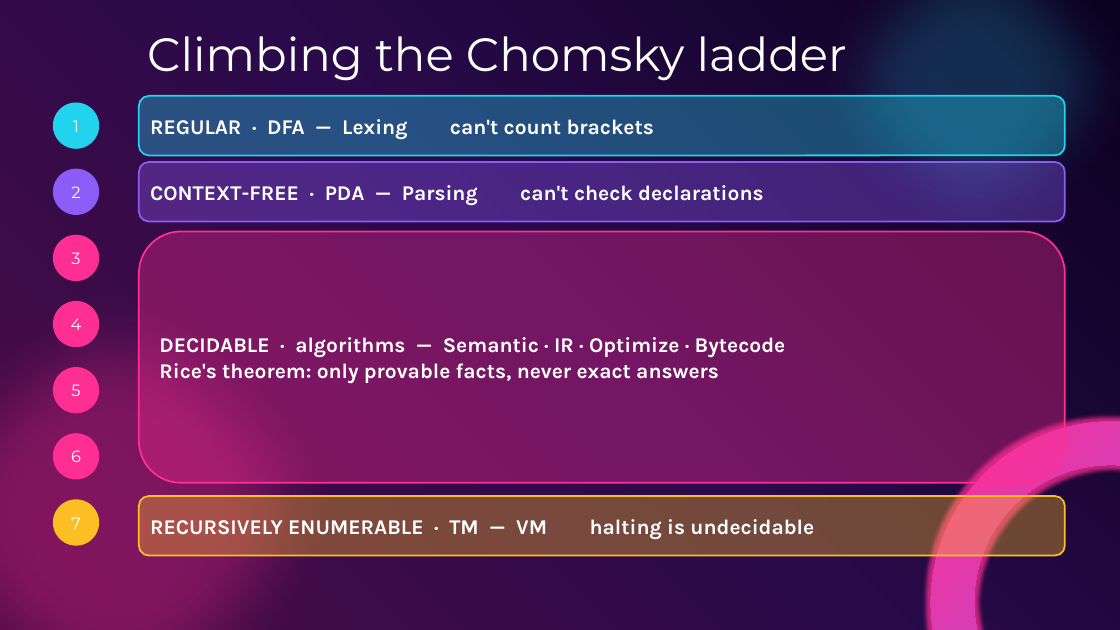
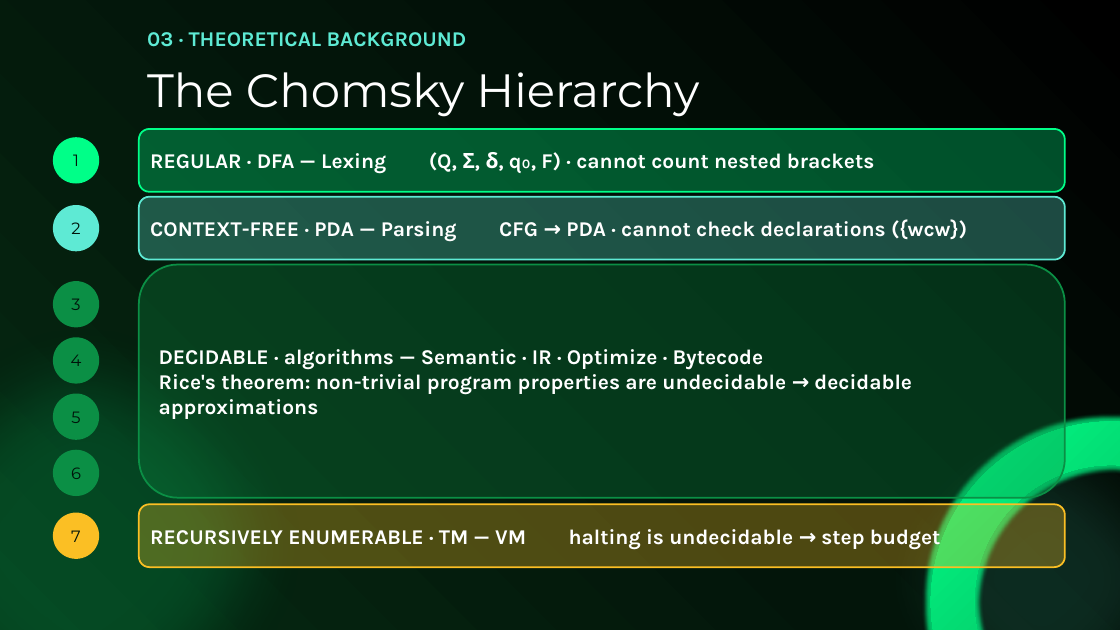
Before and after one commit to OrangeSorbet/Ouroboros, a slide deck: slide 4 of docs/Ouroboros_TOC_Endsem.pptx (slide 3 before the commit). Drawn at 1120x630 pixels with LibreOffice and Linux fonts; fonts in the diff are those of the drawing. Boxes give left, top, right and bottom in pixels: in the first picture for what was removed or moved away, otherwise in the second. Text is boxed around its words. In the diff, an @@ line names an element or a change of style, - is before the commit and + after.

```diff
--- a/docs/Ouroboros_TOC_Endsem.pptx
+++ b/docs/Ouroboros_TOC_Endsem.pptx
@@ background gradient #0B0120 to #2A0A4A to #4C0B45 to gradient #000000 to #03150A to #062A12 @@
@@ ellipse removed at (x1=794, y1=0, x2=1120, y2=265) @@
@@ text added at (x1=147, y1=32, x2=467, y2=47), 18 pt, text #5EEAD4, bold @@
+03 · THEORETICAL BACKGROUND
@@ text at (x1=147, y1=72, x2=699, y2=117): text changed @@
-Climbing the Chomsky ladder
+The Chomsky Hierarchy
@@ ellipse "1" at (x1=53, y1=137, x2=99, y2=183): text colour #FFFFFF to #00140A; fill #22D3EE to #00FF88 @@
@@ rounded rectangle "REGULAR · DFA — Lexing ..." resized from (x1=139, y1=96, x2=1065, y2=155) to (x1=139, y1=129, x2=1065, y2=192) @@
@@ rounded rectangle "REGULAR · DFA — Lexing ..." at (x1=139, y1=129, x2=1065, y2=192): fill #22D3EE at 35% opacity to #00FF88 at 30% opacity; outline #22D3EE 1.5 pt to #00FF88 1.5 pt @@
@@ text in rounded rectangle at (x1=429, y1=152, x2=874, y2=173): text changed @@
-REGULAR · DFA — Lexing can't count brackets
+REGULAR · DFA — Lexing (Q, Σ, δ, q₀, F) · cannot count nested brackets
@@ ellipse "2" at (x1=53, y1=205, x2=99, y2=251): text colour #FFFFFF to #00140A; fill #8B5CF6 to #5EEAD4 @@
@@ 3 ellipses, 1 rounded rectangle moved together from (x1=53, y1=103, x2=1065, y2=347) to (x1=53, y1=137, x2=1065, y2=384) @@
@@ rounded rectangle "CONTEXT-FREE · PDA — Parsing ..." at (x1=139, y1=197, x2=1065, y2=260): fill #8B5CF6 at 35% opacity to #5EEAD4 at 30% opacity; outline #8B5CF6 1.5 pt to #5EEAD4 1.5 pt @@
@@ text in rounded rectangle at (x1=150, y1=219, x2=967, y2=242): text changed @@
-CONTEXT-FREE · PDA — Parsing can't check declarations
+CONTEXT-FREE · PDA — Parsing CFG → PDA · cannot check declarations ({wcw})
@@ rounded rectangle "DECIDABLE · algorithms — Semantic ..." resized from (x1=139, y1=232, x2=1065, y2=483) to (x1=139, y1=265, x2=1065, y2=498) @@
@@ rounded rectangle "DECIDABLE · algorithms — Semantic ..." at (x1=139, y1=265, x2=1065, y2=498): fill #FF2E93 at 35% opacity to #0B8F45 at 30% opacity; outline #FF2E93 1.5 pt to #0B8F45 1.5 pt @@
@@ ellipse resized from (x1=0, y1=265, x2=365, y2=630) to (x1=0, y1=297, x2=331, y2=630) @@
@@ ellipse at (x1=0, y1=297, x2=331, y2=630): fill #FF2E93 at 32% opacity to #00FF88 at 16% opacity @@
@@ text colour #FFFFFF to #00140A; fill #FF2E93 to #0B8F45 in 4 elements at (x1=53, y1=450, x2=99, y2=496), (x1=53, y1=394, x2=99, y2=440), (x1=53, y1=338, x2=99, y2=384), (x1=53, y1=281, x2=99, y2=328) @@
@@ ellipse "3" moved from (x1=53, y1=235, x2=99, y2=281) to (x1=53, y1=281, x2=99, y2=328) @@
@@ text in rounded rectangle at (x1=159, y1=374, x2=912, y2=419): text changed @@
-Rice's theorem: only provable facts, never exact answers
+Rice's theorem: non-trivial program properties are undecidable → decidable approximations
@@ ellipse "5" moved from (x1=53, y1=367, x2=99, y2=413) to (x1=53, y1=394, x2=99, y2=440) @@
@@ ellipse added at (x1=860, y1=397, x2=1120, y2=630), fill #5EEAD4 at 12% opacity @@
@@ arch (boxed as its full ring) at (x1=931, y1=422, x2=1120, y2=630): fill gradient #FF2E93 to #8B5CF6 to gradient #00FF88 to #0B8F45 @@
@@ ellipse "6" moved from (x1=53, y1=434, x2=99, y2=480) to (x1=53, y1=450, x2=99, y2=496) @@
@@ rounded rectangle "RECURSIVELY ENUMERABLE · TM — ..." resized from (x1=139, y1=497, x2=1065, y2=556) to (x1=139, y1=504, x2=1065, y2=567) @@
@@ rounded rectangle "RECURSIVELY ENUMERABLE · TM — ..." at (x1=139, y1=504, x2=1065, y2=567): fill #FBBF24 at 35% opacity to #FBBF24 at 30% opacity @@
@@ ellipse "7" moved from (x1=53, y1=499, x2=99, y2=545) to (x1=53, y1=513, x2=99, y2=559) @@
@@ ellipse "7" at (x1=53, y1=513, x2=99, y2=559): text colour #FFFFFF to #00140A @@
@@ text in rounded rectangle at (x1=150, y1=525, x2=941, y2=549): text changed @@
-RECURSIVELY ENUMERABLE · TM — VM halting is undecidable
+RECURSIVELY ENUMERABLE · TM — VM halting is undecidable → step budget
```
Also in this commit, not shown: 6 other slides changed, 11 slides added, 4 slides removed, 11 other files.
